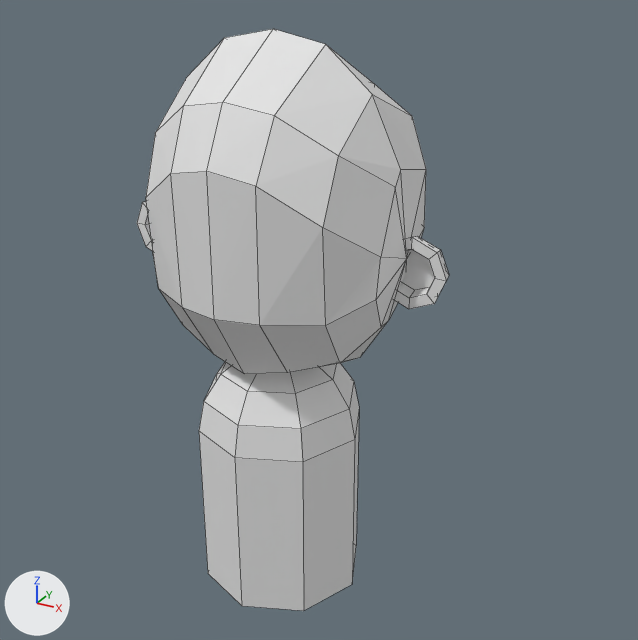
The Blender file Human.blend, before and after one commit.
One viewpoint serves both versions: a 50 mm lens placed at (3.52, -5.72, 2.69), pointed at (0.23, 0.27, -0.3). Arrows for +X, +Y and +Z are at lower left; the lights stay in place. Mesh edges are drawn as thin lines.

Objects in the first picture: '球', '球.001', '球.002'.
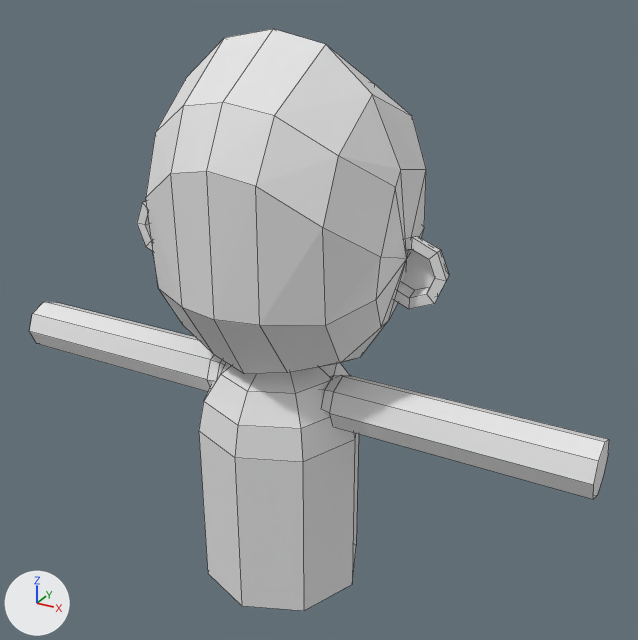
Commit message: ローポリの人モデリング中

Where the newer file only moved an object's origin or applied its transform, the numbers keep the older frame.

Patch to the scene script:
```diff
--- a/Human.blend.py
+++ b/Human.blend.py
@@ me_球_003 @@
+me_球_003.from_pydata(...)  # 41 vertices, 41 faces; spans x 0.37..2.7, y -0.23..0.23, z -1.08..-0.62
@@ ob_球_003 @@
+ob_球_003 = bpy.data.objects.new('球.003', me_球_003)
+ob_球_003.location = (0.0, 0.0, 0.0)
+_m = ob_球_003.modifiers.new('ミラー', 'MIRROR')
+_m.use_clip = True
```

Location of each change, (x1, y1, x2, y2) in pixels of the pictures (638 x 640 px):
'球.003', added: after (30, 302, 609, 499)
